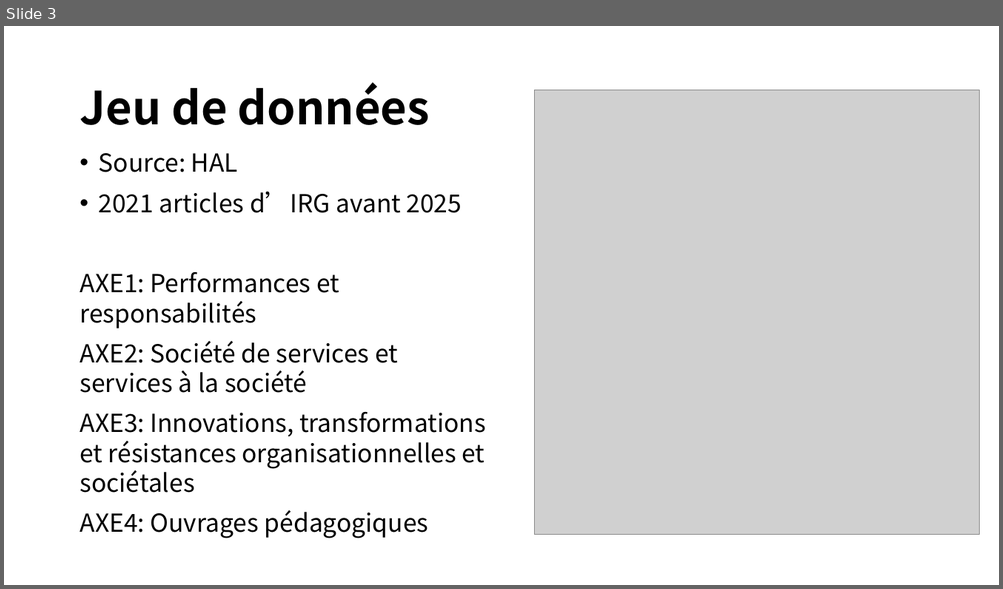
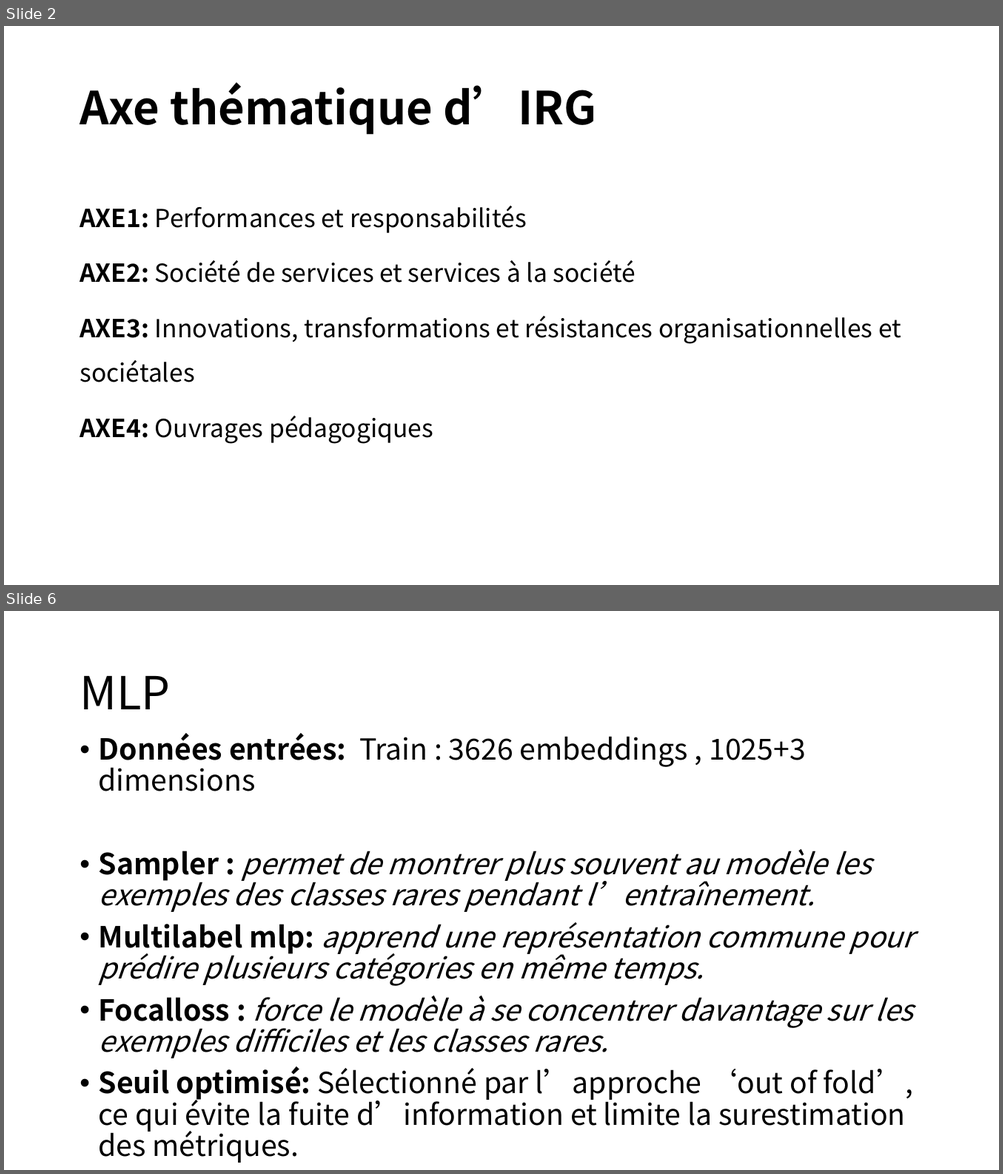
Before and after one commit to yeliu-dh/hal_insight, a slide deck: axe_classification.pptx. Shown one above the other, each under a label of ours: slide 3 before the commit, slides 2 and 6 after it; the slides between them are not shown. The pictures are 1003x589 and 1003x1174 pixels, drawn with LibreOffice and Linux fonts; fonts in the diff are those of the drawing; grey boxes stand for pictures. Boxes give left, top, right and bottom in pixels: in the first picture for what was removed or moved away, otherwise in the second. Text is boxed around its words. In the diff, an @@ line names an element or a change of style, - is before the commit and + after.

```diff
--- a/axe_classification.pptx
+++ b/axe_classification.pptx
@@ slide 6 added at (4,611,999,1170), background #FFFFFF @@
@@ title added at (79,676,170,709), 44 pt, text #000000 @@
+MLP
@@ text added at (99,733,913,1163), 28 pt, text #000000, italic @@
+• Données entrées: Train : 3626 embeddings , 1025+3 dimensions
+• Sampler : permet de montrer plus souvent au modèle les exemples des classes rares pendant l’entraînement.
+• Multilabel mlp: apprend une représentation commune pour prédire plusieurs catégories en même temps.
+• Focalloss : force le modèle à se concentrer davantage sur les exemples difficiles et les classes rares.
+• Seuil optimisé: Sélectionné par l’approche ‘out of fold’, ce qui évite la fuite d’information et limite la surestimation des métriques.
@@ what was slide 3 is now slide 2 @@
@@ slide 2 changed as well @@
@@ title at (79,82,597,135): text changed @@
-Jeu de données
+Axe thématique d’IRG
@@ picture removed at (535,90,979,535) @@
@@ text "AXE1: Performances et responsabilités" at (79,206,901,444): bold on in "AXE1:", "AXE2:", "AXE3:", "AXE4:"; line spacing 1 to 1.5 @@
@@ text at (99,153,462,213): paragraphs removed @@
-• Source: HAL
-• 2021 articles d’IRG avant 2025
```
Also in this commit, not shown: 1 other slide changed, 7 other slides added, 2 slides removed, 10 other files.
